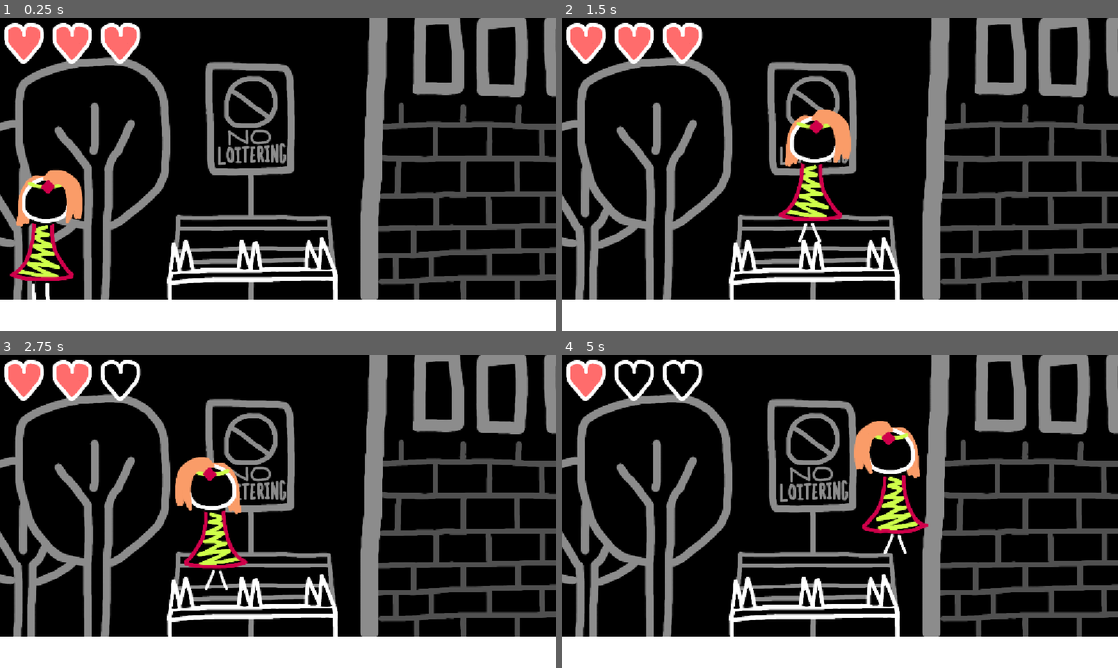
Above: before the commit, frames 1-4 (two rows, left to right).
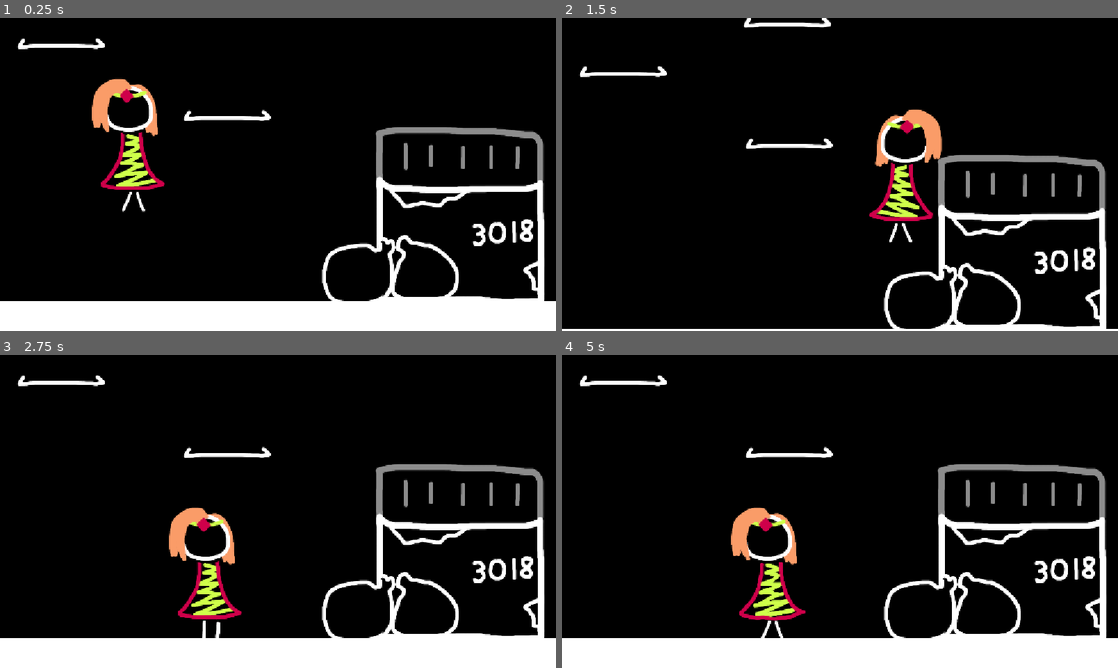
Above: after the commit, the same moments.

Repository: MarmadileManteater/I-Just-Wanted-to-Be-Younger-But-Now-I-m-Fighting-for-My-Life-Against-a-Problematic-Authority-Figure
Game: Godot game, scene res://scenes/boss_1_screen_3/boss_1_screen_3.tscn
Two runs of this game, one before a commit and one after it. Both use one fixed random seed, a clock stepped at 60 frames per second and the inputs below. Before the commit the project starts from res://scenes/main/game.tscn.
Inputs:
- Up to frame 1 (0.25 s): no input
- Up to frame 2 (1.5 s): tap Enter (ui_accept) at 0.5, 0.77 s; hold Right (ui_right) from 0.53 s (still down)
- Up to frame 3 (2.75 s): tap Enter (ui_accept) at 1.52 s; release Right (ui_right) at 2.03 s; hold Left (ui_left) from 2.03 s (still down)
- Up to frame 4 (5 s): release Left (ui_left) at 2.78 s; hold Right (ui_right) 2.78-4.28 s; tap Enter (ui_accept) at 3.02, 3.77, 4.52 s; hold Left (ui_left) from 4.28 s (still down)

The runs differ from the first frame. In frame 1, 32% of the frame differs, in the area x 0-100%, y 0-91%; in frame 2, 40%, in the area x 0-100%, y 0-100%; in frame 3, 31%; in frame 4, 32%.

Commit message:
Add 3rd screen

Diff:
--- a/project/project.godot
+++ b/project/project.godot
@@ -11,7 +11,7 @@
 [application]
 
 config/name="MGGJ14"
-run/main_scene="uid://d3hlqoj5tnitw"
+run/main_scene="uid://b28ihucgit5x1"
 config/features=PackedStringArray("4.7", "GL Compatibility")
 config/icon="res://icon.svg"
 
--- /dev/null
+++ b/project/scenes/boss_1_screen_3/boss_1_screen_3.gd
@@ -0,0 +1,18 @@
+extends Node2D
+
+var willow: Willow
+var dolly: Dolly
+var hearts: HealthDisplay
+
+# Called when the node enters the scene tree for the first time.
+func _ready() -> void:
+	willow = find_child("Willow")
+	dolly = find_child("Dolly")
+	hearts = dolly.find_child("HealthDisplay")
+	dolly.lock(willow, Dolly.Axis.Y)
+	pass # Replace with function body.
+
+
+# Called every frame. 'delta' is the elapsed time since the previous frame.
+func _process(delta: float) -> void:
+	pass
--- /dev/null
+++ b/project/scenes/boss_1_screen_3/boss_1_screen_3.tscn
@@ -0,0 +1,77 @@
+[gd_scene format=3 uid="uid://b28ihucgit5x1"]
+
+[ext_resource type="Script" uid="uid://bv1xofyd0khv1" path="res://scenes/boss_1_screen_3/boss_1_screen_3.gd" id="1_kxorn"]
+[ext_resource type="PackedScene" uid="uid://c8b7r642fn2vm" path="res://scenes/nested/willow/willow.tscn" id="2_mchix"]
+[ext_resource type="Texture2D" uid="uid://dmb38ayso1jkf" path="res://sprites/dumpster_1.png" id="3_6xt62"]
+[ext_resource type="PackedScene" uid="uid://be0maisut5gpu" path="res://scenes/nested/dolly/dolly.tscn" id="3_crohq"]
+[ext_resource type="PackedScene" uid="uid://eihccgfb2yif" path="res://scenes/nested/health_display/health_display.tscn" id="4_6xt62"]
+[ext_resource type="PackedScene" uid="uid://ccefv3p8wirpa" path="res://scenes/nested/awning/awning.tscn" id="6_6xt62"]
+
+[sub_resource type="RectangleShape2D" id="RectangleShape2D_0dxmq"]
+size = Vector2(349, 259)
+
+[sub_resource type="CapsuleShape2D" id="CapsuleShape2D_u4npt"]
+radius = 57.0
+height = 218.0
+
+[sub_resource type="RectangleShape2D" id="RectangleShape2D_fwkab"]
+size = Vector2(3058, 18)
+
+[sub_resource type="RectangleShape2D" id="RectangleShape2D_mchix"]
+
+[node name="Boss1Screen3" type="Node2D" unique_id=956790219]
+script = ExtResource("1_kxorn")
+
+[node name="Dumpster" type="StaticBody2D" parent="." unique_id=137507833]
+position = Vector2(899, 404)
+
+[node name="Dumpster" type="Sprite2D" parent="Dumpster" unique_id=2084241838]
+texture = ExtResource("3_6xt62")
+
+[node name="CollisionShape2D" type="CollisionShape2D" parent="Dumpster" unique_id=1121703715]
+position = Vector2(51, 49)
+shape = SubResource("RectangleShape2D_0dxmq")
+
+[node name="CollisionShape2D2" type="CollisionShape2D" parent="Dumpster" unique_id=182832596]
+position = Vector2(-121, 116)
+rotation = 1.43117
+shape = SubResource("CapsuleShape2D_u4npt")
+
+[node name="Awning" parent="." unique_id=2073388634 instance=ExtResource("6_6xt62")]
+position = Vector2(473, 199)
+
+[node name="Awning2" parent="." unique_id=429371361 instance=ExtResource("6_6xt62")]
+position = Vector2(129, 50)
+
+[node name="Awning3" parent="." unique_id=1571682451 instance=ExtResource("6_6xt62")]
+position = Vector2(469, -52)
+
+[node name="Willow" parent="." unique_id=1438157277 instance=ExtResource("2_mchix")]
+position = Vector2(274, 234)
+
+[node name="Floor" type="StaticBody2D" parent="." unique_id=398515640]
+position = Vector2(4, 629)
+
+[node name="VisibleRectangle" type="Polygon2D" parent="Floor" unique_id=1913479545]
+position = Vector2(-3, -40)
+polygon = PackedVector2Array(-1, -5, 1730.8972, -5, 2189, -5, 2189, 44, 2189, 86, -1, 86)
+
+[node name="Shape" type="CollisionShape2D" parent="Floor" unique_id=385791384]
+position = Vector2(1153, -32)
+shape = SubResource("RectangleShape2D_fwkab")
+
+[node name="BottomCameraBoundary" type="StaticBody2D" parent="." unique_id=1863506443]
+position = Vector2(461, 656)
+collision_layer = 2
+collision_mask = 2
+
+[node name="Shape" type="CollisionShape2D" parent="BottomCameraBoundary" unique_id=1608341288]
+shape = SubResource("RectangleShape2D_mchix")
+
+[node name="Dolly" parent="." unique_id=1452481412 instance=ExtResource("3_crohq")]
+visible = false
+position = Vector2(575, 324)
+locked_offset = 100.0
+
+[node name="HealthDisplay" parent="Dolly" unique_id=336033771 instance=ExtResource("4_6xt62")]
+position = Vector2(-427, -274)
--- /dev/null
+++ b/project/scenes/nested/awning/awning.gd
@@ -0,0 +1,60 @@
+extends Node2D
+
+@export var seconds_to_fallthrough = 2
+@export var seconds_to_restore = 2
+@export var character_name = "Willow"
+
+var fall_through_timer: Timer
+var restore_timer: Timer
+
+var static_body: StaticBody2D
+var collision_shape: CollisionShape2D
+var animated_sprite: AnimatedSprite2D
+
+# Called when the node enters the scene tree for the first time.
+func _ready() -> void:
+	static_body = find_child("StaticBody2D")
+	collision_shape = static_body.find_child("CollisionShape2D")
+	animated_sprite = find_child("AnimatedSprite2D", true)
+
+# Called every frame. 'delta' is the elapsed time since the previous frame.
+func _process(delta: float) -> void:
+	pass
+
+func _on_area_2d_body_entered(body: Node2D) -> void:
+	# TODO make this based on detected collision with static body instead of area 2d
+	if body.name == character_name:
+		if animated_sprite.animation != "fall":
+			animated_sprite.play("shaking")
+			fall_through_timer = Timer.new()
+			fall_through_timer.connect("timeout", fall_through)
+			fall_through_timer.one_shot = true
+			add_child(fall_through_timer)
+			fall_through_timer.start(seconds_to_fallthrough)
+
+func _on_area_2d_body_exited(body: Node2D) -> void:
+	if body.name == character_name:
+		if fall_through_timer != null:
+			fall_through_timer.disconnect("timeout", fall_through)
+			remove_child(fall_through_timer)
+			fall_through_timer = null
+			animated_sprite.play("default")
+
+func fall_through() -> void:
+	fall_through_timer.disconnect("timeout", fall_through)
+	remove_child(fall_through_timer)
+	fall_through_timer = null
+	animated_sprite.play("fall")
+	collision_shape.disabled = true
+	restore_timer = Timer.new()
+	restore_timer.connect("timeout", restore)
+	restore_timer.one_shot = true
+	add_child(restore_timer)
+	restore_timer.start(seconds_to_restore)
+
+func restore() -> void:
+	restore_timer.disconnect("timeout", restore)
+	remove_child(restore_timer)
+	restore_timer = null
+	animated_sprite.play("restore")
+	collision_shape.disabled = false
--- /dev/null
+++ b/project/scenes/nested/awning/awning.tscn
@@ -0,0 +1,107 @@
+[gd_scene format=3 uid="uid://ccefv3p8wirpa"]
+
+[ext_resource type="Script" uid="uid://whl2578sdbuh" path="res://scenes/nested/awning/awning.gd" id="1_vknxt"]
+[ext_resource type="Texture2D" uid="uid://c5856yu2hdyqc" path="res://sprites/awning.png" id="2_jikt2"]
+
+[sub_resource type="RectangleShape2D" id="RectangleShape2D_65jaf"]
+size = Vector2(164, 20)
+
+[sub_resource type="AtlasTexture" id="AtlasTexture_vknxt"]
+atlas = ExtResource("2_jikt2")
+region = Rect2(0, 218, 200, 109)
+
+[sub_resource type="AtlasTexture" id="AtlasTexture_5nqyh"]
+atlas = ExtResource("2_jikt2")
+region = Rect2(0, 218, 200, 109)
+
+[sub_resource type="AtlasTexture" id="AtlasTexture_16an1"]
+atlas = ExtResource("2_jikt2")
+region = Rect2(0, 109, 200, 109)
+
+[sub_resource type="AtlasTexture" id="AtlasTexture_iu0xd"]
+atlas = ExtResource("2_jikt2")
+region = Rect2(0, 0, 200, 109)
+
+[sub_resource type="AtlasTexture" id="AtlasTexture_jikt2"]
+atlas = ExtResource("2_jikt2")
+region = Rect2(0, 218, 200, 109)
+
+[sub_resource type="AtlasTexture" id="AtlasTexture_65jaf"]
+atlas = ExtResource("2_jikt2")
+region = Rect2(0, 327, 200, 109)
+
+[sub_resource type="SpriteFrames" id="SpriteFrames_dnwcc"]
+animations = [{
+"frames": [{
+"duration": 1.0,
+"texture": SubResource("AtlasTexture_vknxt")
+}],
+"loop": 0,
+"name": &"default",
+"speed": 5.0
+}, {
+"frames": [{
+"duration": 1.0,
+"texture": SubResource("AtlasTexture_5nqyh")
+}, {
+"duration": 1.0,
+"texture": SubResource("AtlasTexture_16an1")
+}, {
+"duration": 1.0,
+"texture": SubResource("AtlasTexture_iu0xd")
+}],
+"loop": 0,
+"name": &"fall",
+"speed": 8.0
+}, {
+"frames": [{
+"duration": 1.0,
+"texture": SubResource("AtlasTexture_iu0xd")
+}, {
+"duration": 1.0,
+"texture": SubResource("AtlasTexture_16an1")
+}, {
+"duration": 1.0,
+"texture": SubResource("AtlasTexture_5nqyh")
+}],
+"loop": 0,
+"name": &"restore",
+"speed": 5.0
+}, {
+"frames": [{
+"duration": 1.0,
+"texture": SubResource("AtlasTexture_jikt2")
+}, {
+"duration": 1.0,
+"texture": SubResource("AtlasTexture_65jaf")
+}],
+"loop": 1,
+"name": &"shaking",
+"speed": 5.0
+}]
+
+[sub_resource type="RectangleShape2D" id="RectangleShape2D_0dxmq"]
+size = Vector2(164, 35.5)
+
+[node name="Awning" type="Node2D" unique_id=2073388634]
+script = ExtResource("1_vknxt")
+
+[node name="StaticBody2D" type="StaticBody2D" parent="." unique_id=1690627793]
+
+[node name="CollisionShape2D" type="CollisionShape2D" parent="StaticBody2D" unique_id=1922419973]
+position = Vector2(-4, 0)
+shape = SubResource("RectangleShape2D_65jaf")
+one_way_collision = true
+
+[node name="AnimatedSprite2D" type="AnimatedSprite2D" parent="StaticBody2D/CollisionShape2D" unique_id=745211176]
+position = Vector2(0, 23)
+sprite_frames = SubResource("SpriteFrames_dnwcc")
+
+[node name="Area2D" type="Area2D" parent="." unique_id=557436182]
+
+[node name="CollisionShape2D" type="CollisionShape2D" parent="Area2D" unique_id=1234615811]
+position = Vector2(-4, -29)
+shape = SubResource("RectangleShape2D_0dxmq")
+
+[connection signal="body_entered" from="Area2D" to="." method="_on_area_2d_body_entered"]
+[connection signal="body_exited" from="Area2D" to="." method="_on_area_2d_body_exited"]
--- a/project/scenes/nested/dolly/dolly.gd
+++ b/project/scenes/nested/dolly/dolly.gd
@@ -2,33 +2,44 @@
 
 class_name Dolly
 
+enum Axis { X = 0, Y = 1 }
+
 @export var threshold = 100
+@export var locked_offset: float = 0
 
 var locked_node: Node2D
+var locked_axis: Axis
 
-func lock(node: Node2D):
+func lock(node: Node2D, axis: Axis = Axis.X):
 	locked_node = node
+	locked_axis = axis
+
+func get_camera_position() -> float:
+	return position[locked_axis]
+
+func get_locked_node_position() -> float:
+	return locked_node.position[locked_axis] + locked_offset
 
 func correct_position(diff: float):
 	var abs_diff = abs(diff)
 
 	var inside_threshold = (abs_diff < threshold)
 
-	var moving_backwards = (diff < 0 and locked_node.velocity.x < diff) or (diff > 0 and locked_node.velocity.x > diff)
+	var moving_backwards = (diff < 0 and locked_node.velocity[locked_axis] < diff) or (diff > 0 and locked_node.velocity[locked_axis] > diff)
 
 	var outside_threshold_slightly = not inside_threshold and diff < threshold * 2
 
 	if inside_threshold or (outside_threshold_slightly and moving_backwards):
-		var speed = locked_node.velocity.x
-		if locked_node.position.x < position.x or locked_node.position.x > position.x:
-			velocity.x = speed
+		var speed = locked_node.velocity[locked_axis]
+		if get_locked_node_position() < get_camera_position() or get_locked_node_position() > get_camera_position():
+			velocity[locked_axis] = speed
 		else:
-			velocity.x = 0
+			velocity[locked_axis] = 0
 	else:
-		velocity.x = 0
+		velocity[locked_axis] = 0
 
 func _physics_process(delta: float) -> void:
 	if locked_node != null:
-		var diff = locked_node.position.x - position.x
+		var diff = get_locked_node_position() - get_camera_position()
 		correct_position(diff)
 		move_and_slide()
--- a/project/scenes/nested/dolly/dolly.tscn
+++ b/project/scenes/nested/dolly/dolly.tscn
@@ -3,7 +3,7 @@
 [ext_resource type="Script" uid="uid://bpnjbusgt2v03" path="res://scenes/nested/dolly/dolly.gd" id="1_flos5"]
 
 [sub_resource type="RectangleShape2D" id="RectangleShape2D_fcxea"]
-size = Vector2(1148, 28)
+size = Vector2(1148, 648)
 
 [node name="Dolly" type="CharacterBody2D" unique_id=1452481412]
 collision_layer = 2
@@ -13,5 +13,5 @@
 [node name="Dolly" type="Camera2D" parent="." unique_id=695931943]
 
 [node name="Shape" type="CollisionShape2D" parent="." unique_id=2003357925]
-position = Vector2(2, 4)
+position = Vector2(2, 0)
 shape = SubResource("RectangleShape2D_fcxea")
--- /dev/null
+++ b/project/scenes/nested/new_script.gd
@@ -0,0 +1,11 @@
+extends Node
+
+
+# Called when the node enters the scene tree for the first time.
+func _ready() -> void:
+	pass # Replace with function body.
+
+
+# Called every frame. 'delta' is the elapsed time since the previous frame.
+func _process(delta: float) -> void:
+	pass
--- a/project/scenes/nested/willow/willow.tscn
+++ b/project/scenes/nested/willow/willow.tscn
@@ -152,8 +152,6 @@
 
 [sub_resource type="RectangleShape2D" id="RectangleShape2D_eg7ul"]
 size = Vector2(51, 274)
-
-[sub_resource type="RectangleShape2D" id="RectangleShape2D_0dxmq"]
 
 [sub_resource type="Animation" id="Animation_fce71"]
 resource_name = "Flash"
@@ -228,8 +226,5 @@
 position = Vector2(1.5, -2)
 shape = SubResource("RectangleShape2D_eg7ul")
 
-[node name="CollisionShape2D" type="CollisionShape2D" parent="." unique_id=2029675936]
-shape = SubResource("RectangleShape2D_0dxmq")
-
 [node name="AnimationPlayer" type="AnimationPlayer" parent="." unique_id=1812485073]
 libraries/ = SubResource("AnimationLibrary_65i1c")
Not shown, added: project/scenes/boss_1_screen_3/boss_1_screen_3.gd.uid
Not shown, added: project/scenes/nested/awning/awning.gd.uid
Not shown, added: project/scenes/nested/new_script.gd.uid
Binary file added: project/sprites/awning.png
Not shown, added: project/sprites/awning.png.import
Binary file added: project/sprites/dumpster_1.png
Not shown, added: project/sprites/dumpster_1.png.import
Binary file changed: project/sprites/size-test.png
Not shown, added: raw_assets/background objects/awning.xcf
Not shown, added: raw_assets/background objects/dumpster_1.xcf
